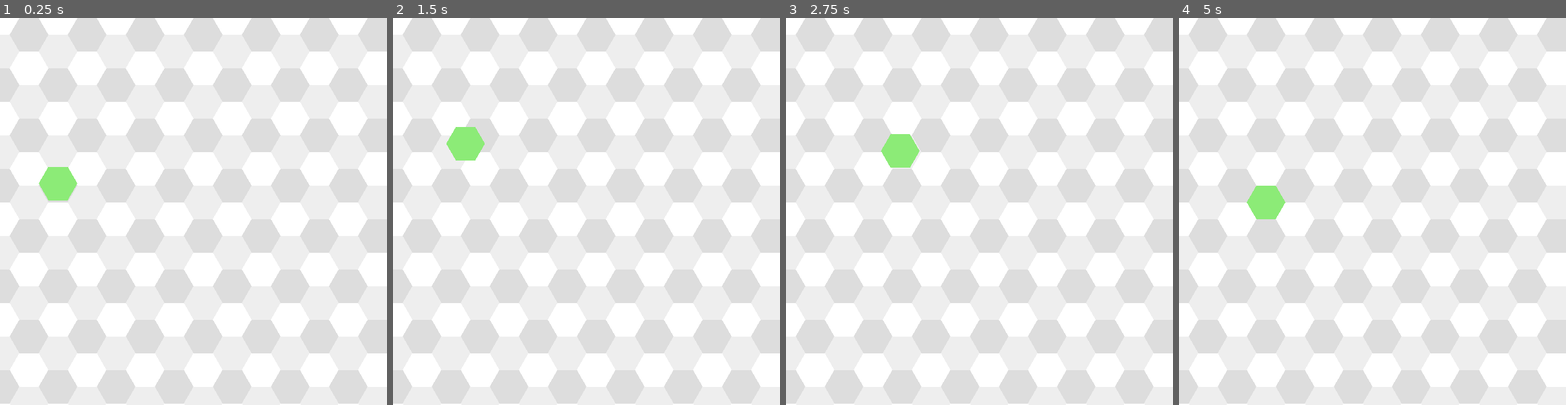
Above: before the commit, frames 1-4 (left to right).
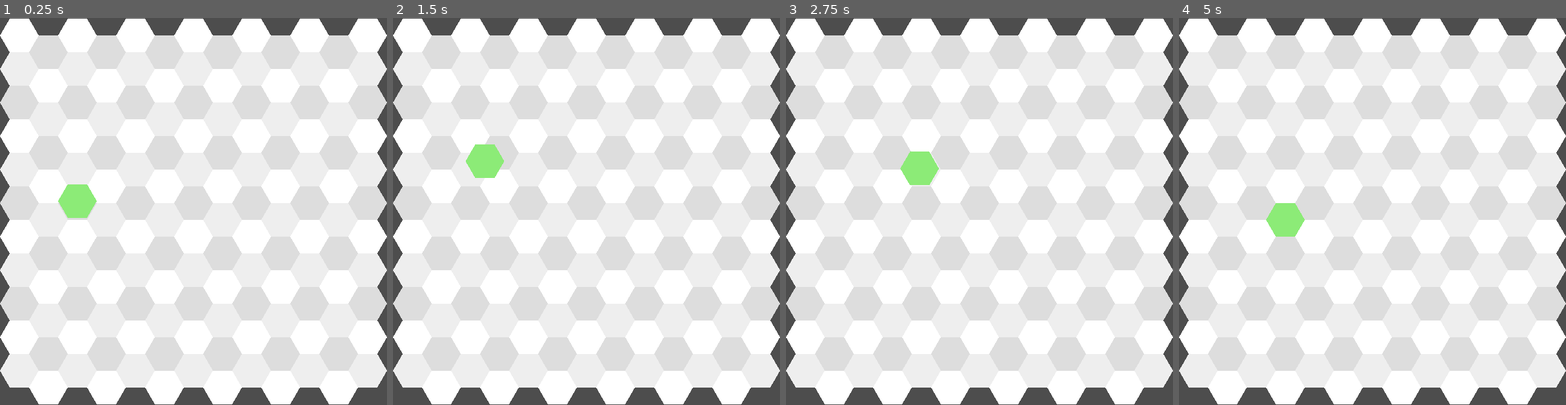
Above: after the commit, the same moments.

Repository: redpebble/sneksagon
Game: Godot game, scene res://scenes/map.tscn
The game is run twice, just before and just after one commit, with the same random seed, the same clock (stepped at 60 frames per second) and the same inputs.
Inputs:
- Up to frame 1 (0.25 s): no input
- Up to frame 2 (1.5 s): no input
- Up to frame 3 (2.75 s): no input
- Up to frame 4 (5 s): no input

The runs differ from the first frame. In frame 1, 35% of the frame differs, in the area x 0-100%, y 0-100%; in frame 2, 35%; in frame 3, 36%; in frame 4, 36%.

Commit message:
centered map generation + can align new hexes

Diff:
--- a/scenes/map.gd
+++ b/scenes/map.gd
@@ -6,13 +6,17 @@
 
 const SCALE = 6
 const SIDE_LENGTH = 5
+const w = SIDE_LENGTH * 2 * SCALE
 
 var hex_scn = preload("res://scenes/hex.tscn")
 
 var hex_dict: Dictionary[Vector2, Node2D] = {}
+var map_origin := Vector2.ZERO
+
 
 func _ready() -> void:
-	create_grid()
+	populate_map()
+	#create_grid()
 	create_hex(2, 4, Color(randf(), randf(), randf()))
 	await move_hex_adjacent(Vector2(2, 4), Direction.UP).finished
 	await move_hex_adjacent(Vector2(2, 3), Direction.UP_RIGHT).finished
@@ -21,11 +25,11 @@
 	await move_hex_adjacent(Vector2(4, 3), Direction.DOWN_LEFT).finished
 	move_hex_adjacent(Vector2(3, 4), Direction.UP_LEFT)
 
-func get_hex_screen_position(i, j) -> Vector2:
+func get_hex_screen_position(i, j, offset := Vector2.ZERO) -> Vector2:
 	var w = SIDE_LENGTH * 2 * SCALE
 	var x = 0.75 * w * i
 	var y = 0.866 * w * (j + 0.5 * i)
-	return Vector2(x, y)
+	return Vector2(x, y) + offset
 
 func get_adjacent_hex_index(i, j, direction) -> Vector2:
 	match direction:
@@ -40,7 +44,7 @@
 func create_hex(i, j, hex_color):
 	var hex = hex_scn.instantiate()
 	hex.scale *= SCALE
-	hex.position = get_hex_screen_position(i, j)
+	hex.position = get_hex_screen_position(i, j, map_origin)
 	hex.modulate = hex_color
 	call_deferred("add_child", hex)
 	hex_dict[Vector2(i, j)] = hex
@@ -62,7 +66,7 @@
 	var t = create_tween()
 	t.set_ease(Tween.EASE_IN_OUT)
 	t.set_trans(Tween.TRANS_CUBIC)
-	t.tween_property(hex, "position", get_hex_screen_position(to.x, to.y), 1.0)
+	t.tween_property(hex, "position", get_hex_screen_position(to.x, to.y, map_origin), 1.0)
 	hex_dict.erase(from)
 	hex_dict[to] = hex
 	return t
@@ -71,32 +75,16 @@
 	return move_hex(from, get_adjacent_hex_index(from.x, from.y, direction))
 
 
-#func create_grid():
-	#var unit_w = calculate_diagonal() * SCALE * 1.5
-	#var unit_h = calculate_inradius() * SCALE
-	#
-	#var map_dimensions := Vector2(6, 10)
-	#var window_center : Vector2 = get_window().size * 0.5
-	#var map_origin : Vector2 = window_center - (map_dimensions - Vector2.ONE * 0.5) * Vector2(unit_w, unit_h) * 0.5
-	#
-	#for i in map_dimensions.x:
-		#for j in map_dimensions.y:
-			#var x = map_origin.x + i * unit_w
-			#var y = map_origin.y + j * unit_h
-			## every other row
-			#if int(j) % 2 == 1:
-				## offset by half a horizontal unit
-				#x += unit_w * 0.5
-			#var hex = hex_scn.instantiate()
-			#hex.scale *= SCALE
-			#hex.position = Vector2(x, y)
-			#hex.modulate = Color(randf(), randf(), randf())
-			#call_deferred("add_child", hex)
-			#
-			#hex_dict[Vector2(i, j)] = hex
-#
-#func calculate_inradius():
-	#return SIDE_LENGTH * sqrt(3) * 0.5
-#
-#func calculate_diagonal():
-	#return SIDE_LENGTH * 2
+func populate_map():
+	var cols = floor(get_window().size.x / w / 0.75)
+	var rows = floor(get_window().size.y / w / 0.866)
+	var window_center : Vector2 = get_window().size * 0.5
+	var map_dimensions := Vector2(cols, rows)
+
+	map_origin = window_center - (map_dimensions - Vector2(1.0, 0.5)) * Vector2(0.75, 0.866) * w * 0.5
+
+	for i in map_dimensions.x:
+		for j in map_dimensions.y:
+			var adjusted_j = floori(0.5 * i) * -1 + j
+			var d = wrapi(adjusted_j - wrapi(i, 0, 3), 0, 3) / 15.0
+			create_hex(i, adjusted_j, Color.WHITE.darkened(d))
